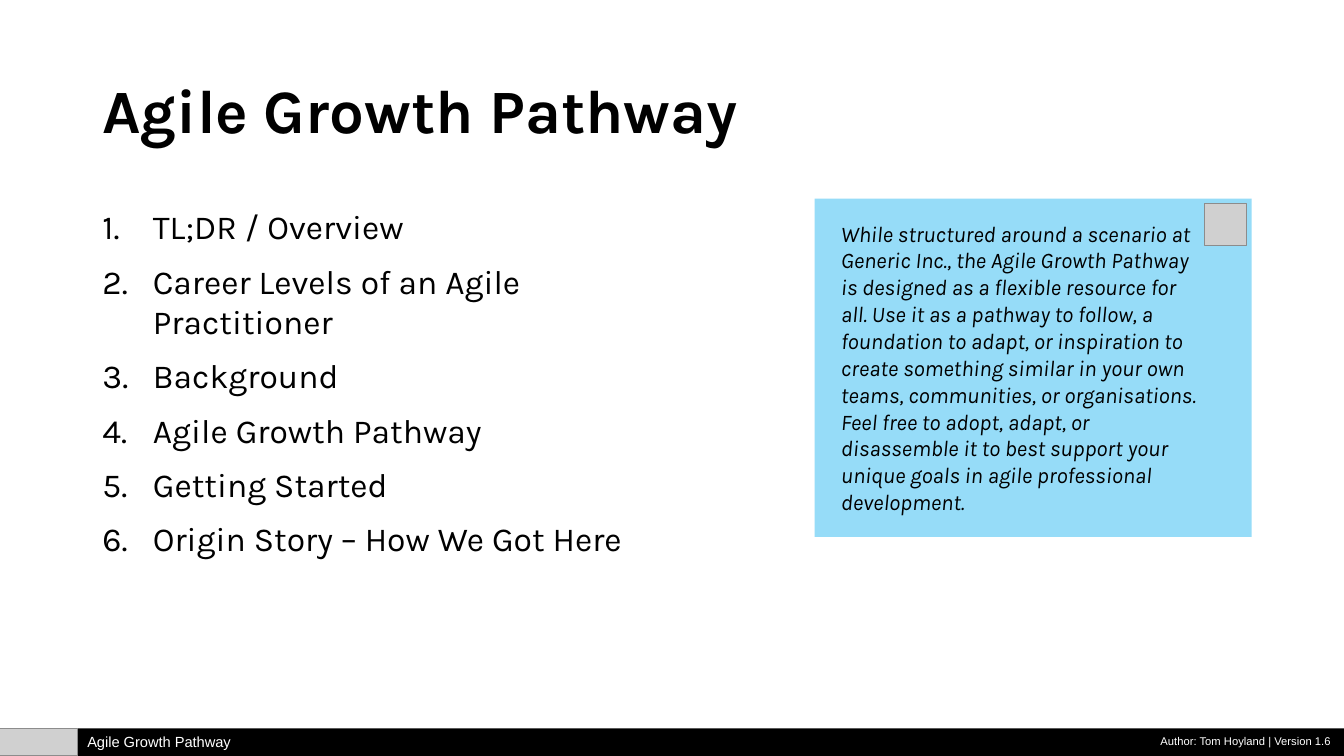
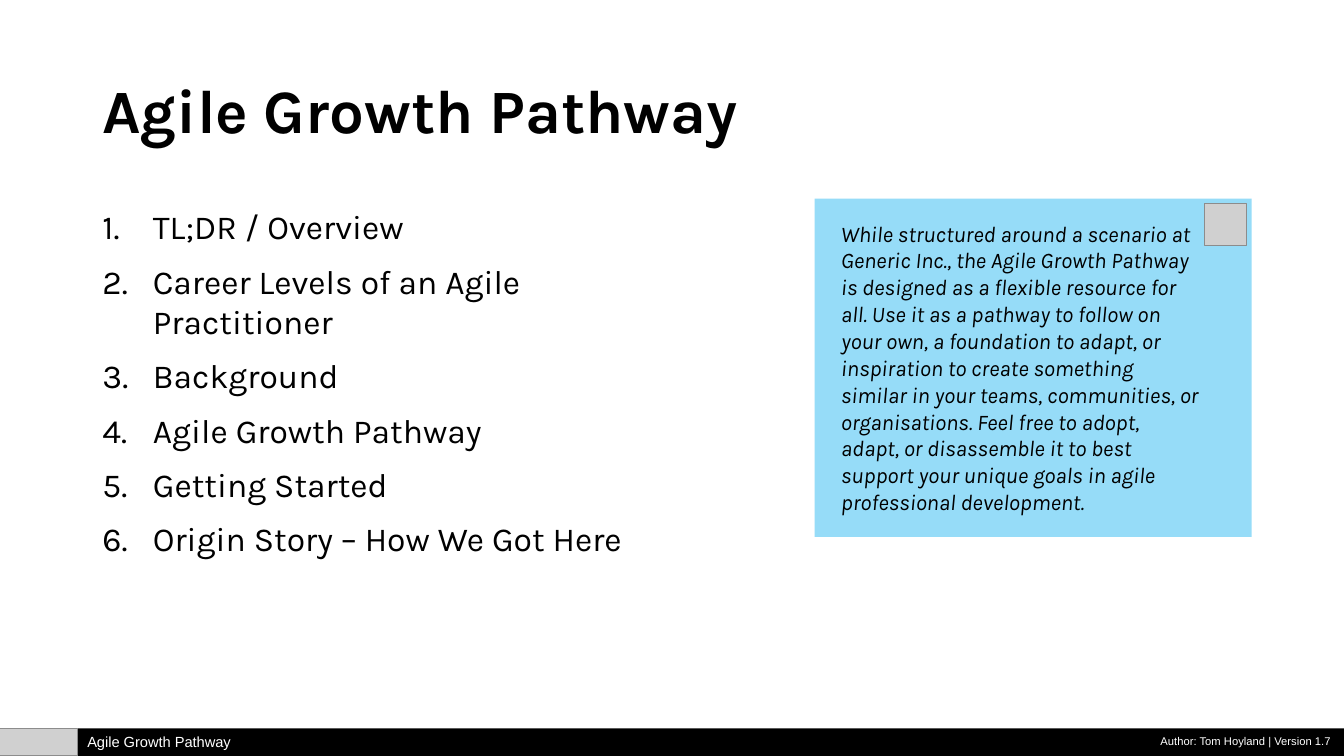
Before and after one commit to tomhoyland/agile-growth-pathway, a slide deck: slide 1 of Agile-Growth-Pathway.pptx. Drawn at 1344x756 pixels with LibreOffice and Linux fonts; fonts in the diff are those of the drawing; grey boxes stand for pictures. Boxes give left, top, right and bottom in pixels: in the first picture for what was removed or moved away, otherwise in the second. Text is boxed around its words. In the diff, an @@ line names an element or a change of style, - is before the commit and + after.

```diff
--- a/Agile-Growth-Pathway.pptx
+++ b/Agile-Growth-Pathway.pptx
@@ text at <box>841,226,1199,516</box>: text changed @@
-While structured around a scenario at Generic Inc., the Agile Growth Pathway is designed as a flexible resource for all. Use it as a pathway to follow, a foundation to adapt, or inspiration to create something similar in your own teams, communities, or organisations. Feel free to adopt, adapt, or disassemble it to best support your unique goals in agile professional development.
+While structured around a scenario at Generic Inc., the Agile Growth Pathway is designed as a flexible resource for all. Use it as a pathway to follow on your own, a foundation to adapt, or inspiration to create something similar in your teams, communities, or organisations. Feel free to adopt, adapt, or disassemble it to best support your unique goals in agile professional development.
@@ text at <box>1160,737,1331,748</box>: text changed @@
-Author: Tom Hoyland | Version 1.6
+Author: Tom Hoyland | Version 1.7
```
Also in this commit, not shown: 15 other slides changed, 1 other file.
